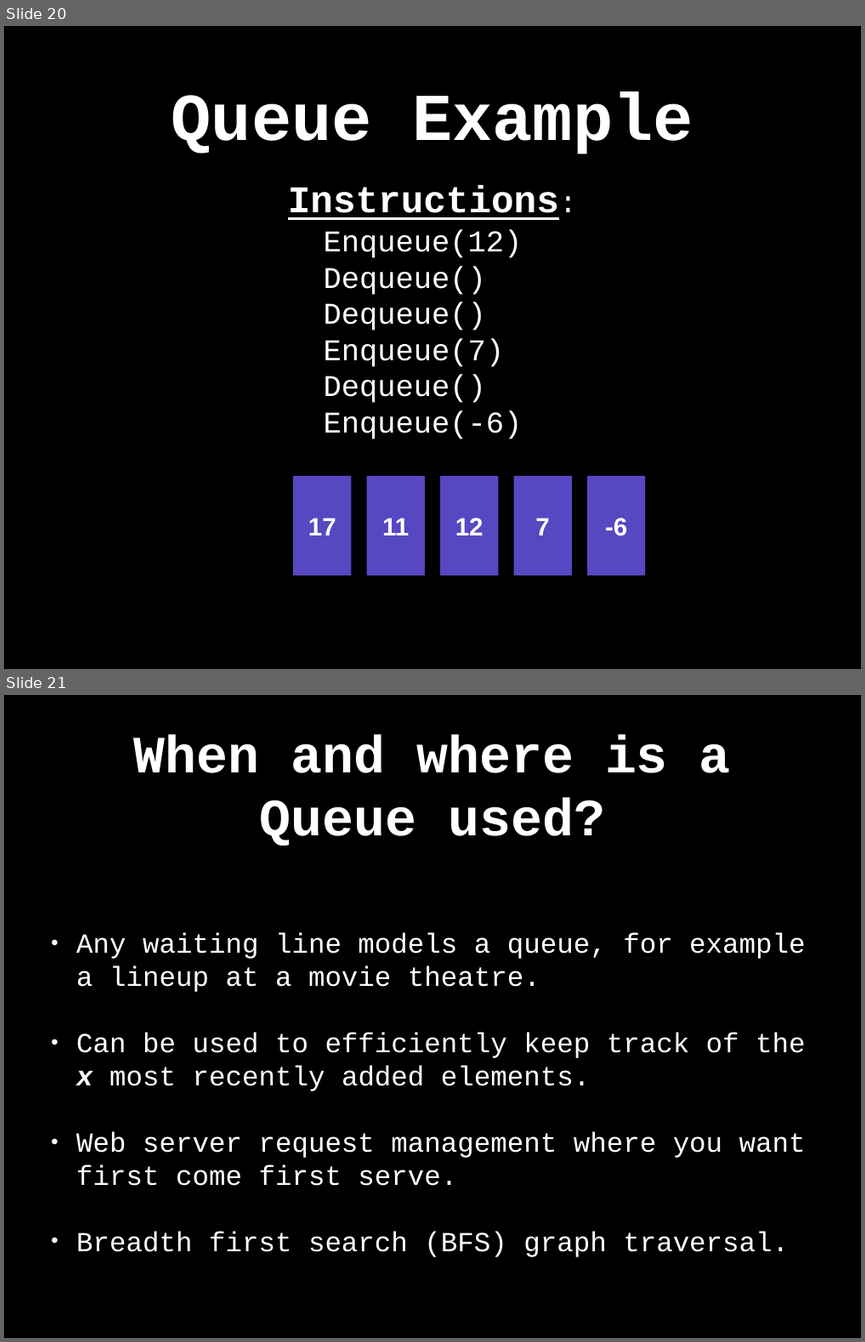
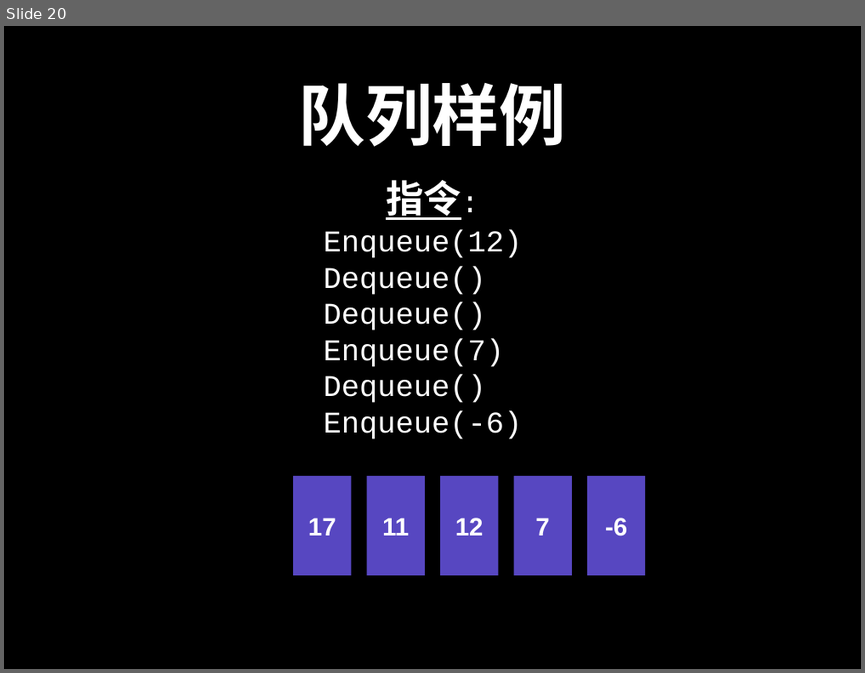
Before and after one commit to spring2go/Algorithms, a slide deck: slides/datastructures/queue/Queue.pptx. Shown one above the other, each under a label of ours: slides 20 and 21 before the commit, slide 20 after it. The pictures are 865x1342 and 865x673 pixels, drawn with LibreOffice and Linux fonts; fonts in the diff are those of the drawing. Boxes give left, top, right and bottom in pixels: in the first picture for what was removed or moved away, otherwise in the second. Text is boxed around its words. In the diff, an @@ line names an element or a change of style, - is before the commit and + after.

```diff
--- a/slides/datastructures/queue/Queue.pptx
+++ b/slides/datastructures/queue/Queue.pptx
@@ slide 21 removed at <box>4,695,861,1338</box>, background #000000 @@
@@ title removed at <box>133,735,731,845</box> @@
-When and where is a Queue used?
@@ text removed at <box>76,933,806,1257</box> @@
-• Any waiting line models a queue, for example a lineup at a movie theatre.
-• Can be used to efficiently keep track of the x most recently added elements.
-• Web server request management where you want first come first serve.
-• Breadth first search (BFS) graph traversal.
@@ slide 20 changed as well @@
@@ title at <box>298,83,566,147</box>: text changed @@
-Queue Example
+队列样例
@@ text at <box>386,180,461,220</box>: text changed @@
-Instructions:
+指令:
```
Also in this commit, not shown: 37 other slides changed, 5 slides added, 3 other slides removed, 3 other files.
